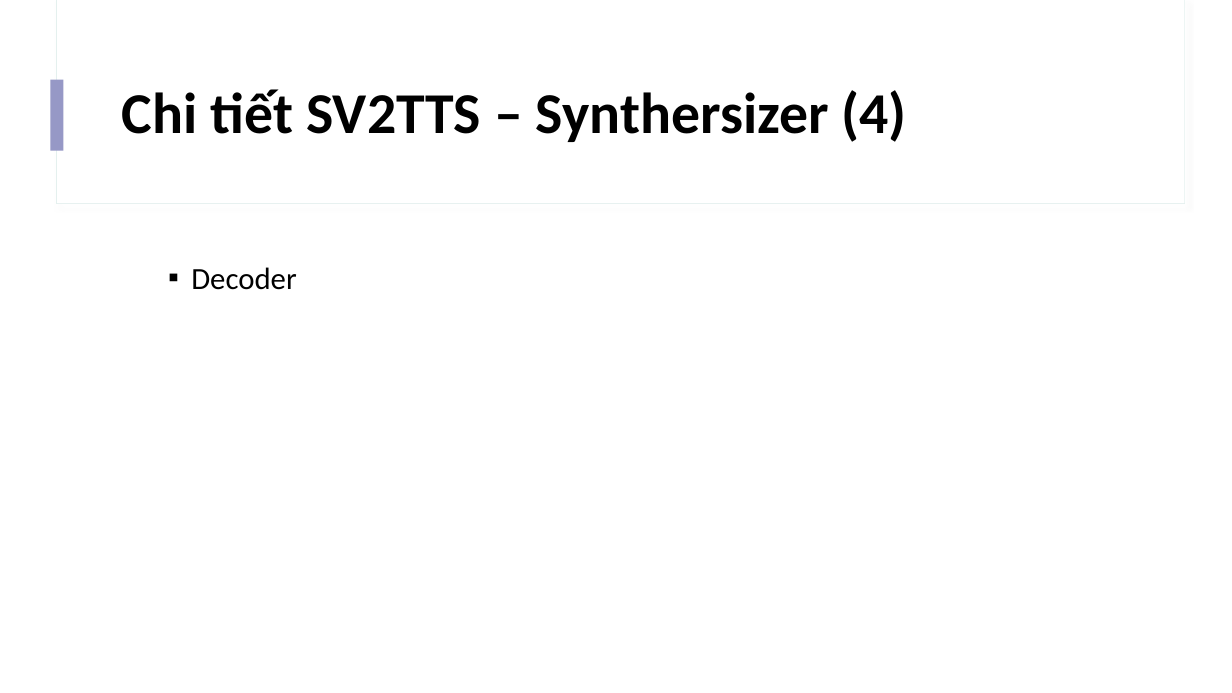
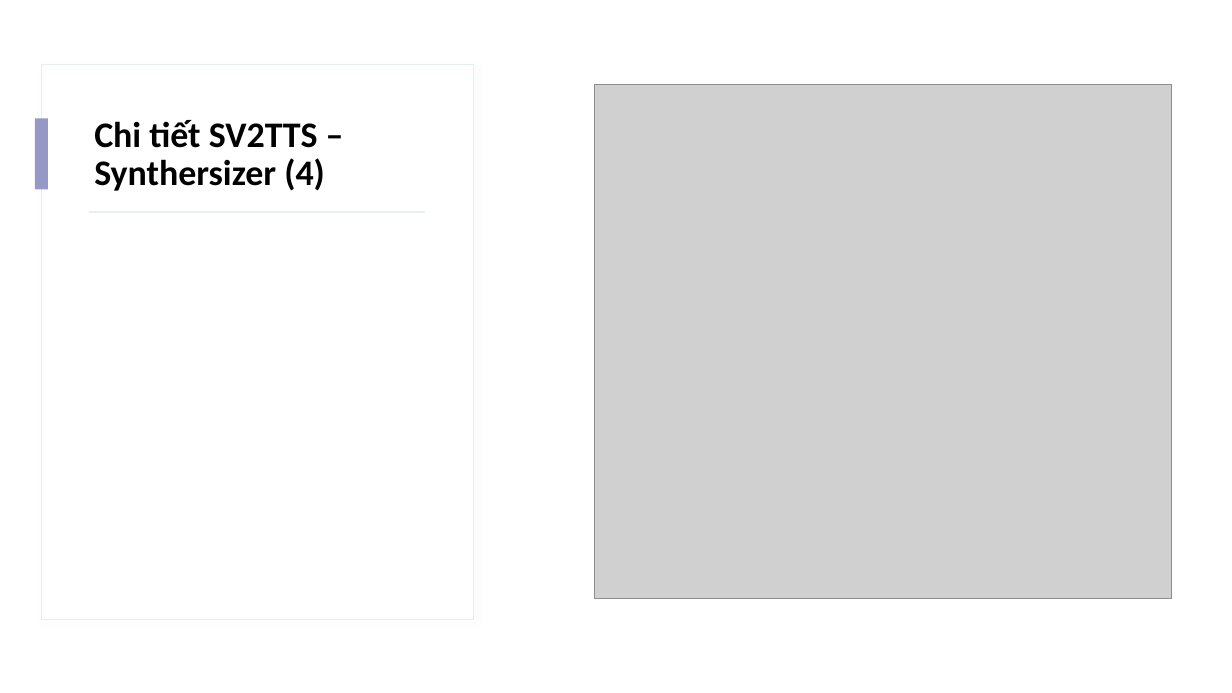
Before and after one commit to IrisStream/Machine-Learning, a slide deck: slide 19 of Voice_Cloning/Slide.pptx. Drawn at 1232x693 pixels with LibreOffice and Linux fonts; fonts in the diff are those of the drawing; grey boxes stand for pictures. Boxes give left, top, right and bottom in pixels: in the first picture for what was removed or moved away, otherwise in the second. Text is boxed around its words. In the diff, an @@ line names an element or a change of style, - is before the commit and + after.

```diff
--- a/Voice_Cloning/Slide.pptx
+++ b/Voice_Cloning/Slide.pptx
@@ rectangle added at <box>0,0,1232,693</box>, fill #FFFFFF @@
@@ rectangle added at <box>42,64,474,619</box>, fill #FFFFFF, outline #E4F0EE 0.75 pt @@
@@ rectangle removed at <box>51,79,64,151</box> @@
@@ picture added at <box>594,85,1172,599</box> @@
@@ rectangle added at <box>35,118,48,189</box>, fill #9698C6 @@
@@ title "Chi tiết SV2TTS – Synthersizer ...": place and size @@
-title "Chi tiết SV2TTS – Synthersizer ..." at <box>122,89,907,142</box>
+title "Chi tiết SV2TTS – Synthersizer ..." at <box>94,120,325,191</box>
@@ title "Chi tiết SV2TTS – Synthersizer ..." at <box>94,120,325,191</box>: size 45 to 28 pt @@
@@ rectangle added at <box>89,212,425,213</box>, fill #BCDAD5 @@
@@ text removed at <box>191,267,296,290</box> @@
-  ▪ Decoder
```
Also in this commit, not shown: 5 other slides changed, 1 slide added.
